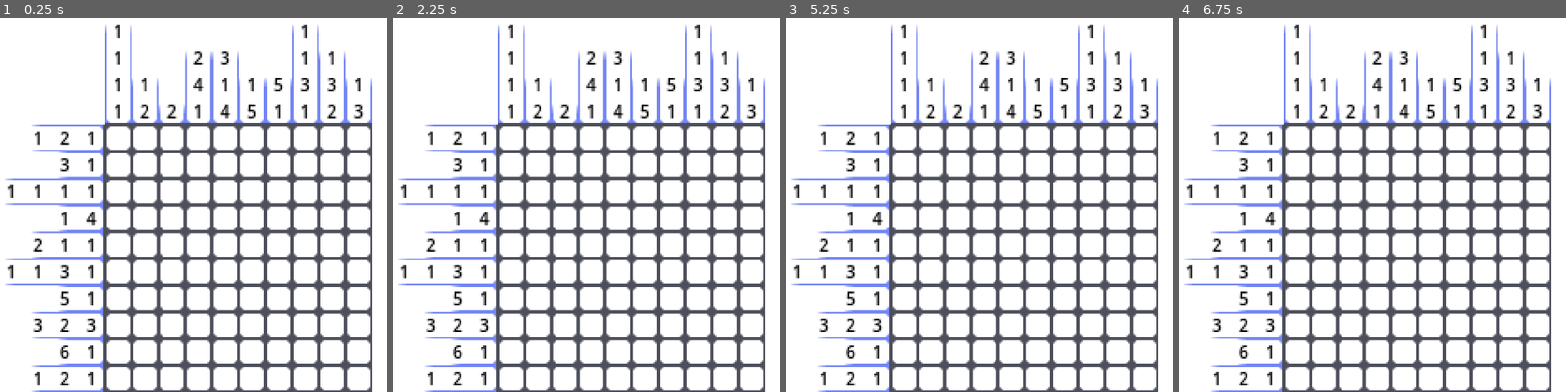
Above: before the commit, frames 1-4 (left to right).
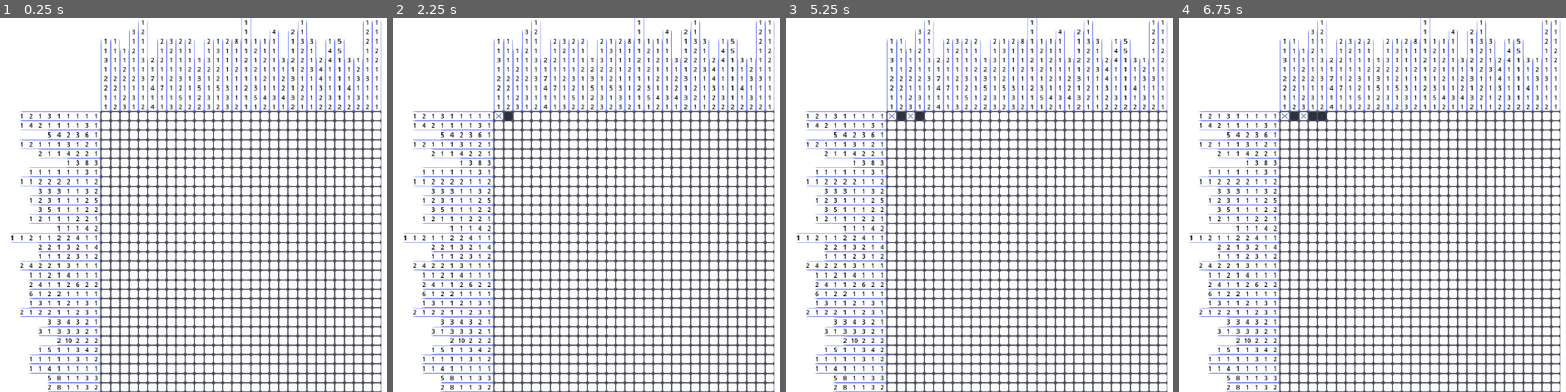
Above: after the commit, the same moments.

Repository: madibye/untitled-nonogram-game
Game: Godot game, scene res://scene/board.tscn
The game is run twice, just before and just after one commit, with the same random seed, the same clock (stepped at 60 frames per second) and the same inputs.
Inputs (mouse positions are in pixels of both pictures, inside the frame that each line leads up to; where the layout moved, square brackets give the same spot in the first picture):
- Up to frame 1 (0.25 s): no input
- Up to frame 2 (2.25 s): click (497, 115) [404, 32] at 0.5 s; click (431, 32) at 1.27 s; click (509, 115) at 2.02 s
- Up to frame 3 (5.25 s): click (851, 32) at 2.77 s; click (909, 115) at 3.52 s; click (878, 32) at 4.27 s; click (921, 115) at 5.02 s
- Up to frame 4 (6.75 s): click (1298, 32) at 5.75 s, where only the run before the commit has a clickable "[center][color=#000000]1[/col…"; click (1322, 115) at 6.52 s

The runs differ from the first frame. In frame 1, 40% of the frame differs, in the area x 1-99%, y 0-100%; in frame 2, 40%; in frame 3, 40%; in frame 4, 40%.

Commit message:
square: make separate visual-only square class, amongst many other things

Diff:
--- a/project.godot
+++ b/project.godot
@@ -15,6 +15,12 @@
 config/features=PackedStringArray("4.2", "GL Compatibility")
 config/icon="res://icon.svg"
 
+[autoload]
+
+Enum="*res://script/global/enum.gd"
+Resources="*res://script/global/resources.gd"
+Signals="*res://script/global/signals.gd"
+
 [rendering]
 
 textures/canvas_textures/default_texture_filter=0
--- a/scene/grid.tscn
+++ b/scene/grid.tscn
@@ -12,6 +12,7 @@
 grow_vertical = 2
 theme_override_constants/h_separation = 0
 theme_override_constants/v_separation = 0
+columns = 3
 script = ExtResource("1_q18yc")
-sq_rows = 10
-sq_cols = 10
+sq_rows = 30
+sq_cols = 30
--- a/scene/square.tscn
+++ b/scene/square.tscn
@@ -22,26 +22,4 @@
 stretch_mode = 0
 script = ExtResource("1_msav0")
 
-[node name="NumLabel" type="RichTextLabel" parent="."]
-layout_mode = 1
-anchors_preset = 8
-anchor_left = 0.5
-anchor_top = 0.5
-anchor_right = 0.5
-anchor_bottom = 0.5
-offset_left = -8.0
-offset_top = -7.0
-offset_right = 8.0
-offset_bottom = 8.0
-grow_horizontal = 2
-grow_vertical = 2
-pivot_offset = Vector2(8, 7)
-mouse_filter = 1
-theme_override_font_sizes/normal_font_size = 10
-theme_override_font_sizes/bold_font_size = 10
-theme_override_font_sizes/italics_font_size = 10
-theme_override_font_sizes/bold_italics_font_size = 10
-theme_override_font_sizes/mono_font_size = 10
-bbcode_enabled = true
-
 [connection signal="gui_input" from="." to="." method="_on_gui_input"]
--- a/scene/squares.tres
+++ b/scene/squares.tres
@@ -1,9 +1,11 @@
-[gd_resource type="AtlasTexture" load_steps=2 format=3 uid="uid://bb70mnw4plyfu"]
+[gd_resource type="AtlasTexture" script_class="SquareTexture" load_steps=3 format=3 uid="uid://bb70mnw4plyfu"]
 
 [ext_resource type="Texture2D" uid="uid://hmbi5kx0xgrp" path="res://tex/squares.png" id="1_hb5ge"]
+[ext_resource type="Script" path="res://script/visuals/square_texture.gd" id="2_kqmlt"]
 
 [resource]
 resource_local_to_scene = true
 atlas = ExtResource("1_hb5ge")
 region = Rect2(0, 0, 16, 16)
 filter_clip = true
+script = ExtResource("2_kqmlt")
--- /dev/null
+++ b/scene/vo_square.tscn
@@ -0,0 +1,32 @@
+[gd_scene load_steps=3 format=3 uid="uid://1330symtgqbg"]
+
+[ext_resource type="Texture2D" uid="uid://bb70mnw4plyfu" path="res://scene/squares.tres" id="1_13gw3"]
+[ext_resource type="Script" path="res://script/board/vo_square.gd" id="2_0q3b8"]
+
+[node name="VOSquare" type="TextureRect"]
+texture = ExtResource("1_13gw3")
+script = ExtResource("2_0q3b8")
+
+[node name="NumLabel" type="RichTextLabel" parent="."]
+layout_mode = 1
+anchors_preset = 8
+anchor_left = 0.5
+anchor_top = 0.5
+anchor_right = 0.5
+anchor_bottom = 0.5
+offset_left = -8.0
+offset_top = -7.0
+offset_right = 8.0
+offset_bottom = 8.0
+grow_horizontal = 2
+grow_vertical = 2
+pivot_offset = Vector2(8, 7)
+mouse_filter = 1
+theme_override_font_sizes/normal_font_size = 10
+theme_override_font_sizes/bold_font_size = 10
+theme_override_font_sizes/italics_font_size = 10
+theme_override_font_sizes/bold_italics_font_size = 10
+theme_override_font_sizes/mono_font_size = 10
+bbcode_enabled = true
+
+[connection signal="gui_input" from="." to="." method="_on_gui_input"]
--- a/script/board/board.gd
+++ b/script/board/board.gd
@@ -1,19 +1,18 @@
 class_name Board
 extends Control
-
-signal size_changed
 
 var prev_size: Vector2
 @onready var grid: Grid = $GridMargin/Grid
 
 func _ready():
-	size_changed.connect(_on_size_changed)
+	Signals.size_changed.connect(_on_size_changed)
 
-func _process(delta):
-	if prev_size != get_viewport_rect().size:
-		size_changed.emit(get_viewport_rect().size)
-		prev_size = get_viewport_rect().size
+func _process(_delta):
+	var new_size = get_viewport_rect().size
+	if prev_size != new_size:
+		prev_size = new_size
+		Signals.size_changed.emit(new_size)
 
-func _on_size_changed(size: Vector2):
-	var ratio = size / grid.get_rect().size
+func _on_size_changed(new_size: Vector2):
+	var ratio = new_size / grid.get_rect().size
 	grid.scale = grid.scale * Vector2([ratio.x, ratio.y].min(), [ratio.x, ratio.y].min())
--- a/script/board/grid.gd
+++ b/script/board/grid.gd
@@ -1,11 +1,13 @@
 class_name Grid
 extends GridContainer
 
-const SquareState = Square.SquareState
+const SS = Enum.SquareState
+const RD = Enum.RowDirection
+
+@export var sq_rows: int
+@export var sq_cols: int
 
 @onready var squares: Array[Square] = []
-@export var sq_rows: int
-@export var sq_cols: int
 @onready var row_numbers = []
 @onready var col_numbers = []
 @onready var rows: int
@@ -18,10 +20,10 @@
 func populate_squares(r = sq_rows, c = sq_cols):
 	set_grid_size(r, c)
 	while squares.size() < (sq_rows*sq_cols):
-		squares.append(make_square())
+		squares.append(make_square(squares.size() % sq_cols, floor(float(squares.size()) / float(sq_cols))))
 
-	row_numbers = range(sq_rows).map(generate_row_numbers.bind('y'))
-	col_numbers = range(sq_cols).map(generate_row_numbers)
+	row_numbers = range(sq_rows).map(generate_row_numbers.bind(RD.ROW))
+	col_numbers = range(sq_cols).map(generate_row_numbers.bind(RD.COLUMN))
 	var max_rn = row_numbers.map(func(rn): return rn.size()).max()
 	var max_cn = col_numbers.map(func(rn): return rn.size()).max()
 	rows = sq_rows + max_cn
@@ -29,20 +31,23 @@
 
 	for i in range(rows * columns):
 		var pos = Vector2((i % columns) - max_rn, floor(float(i) / float(columns)) - max_cn)
-		var sq = preload("res://scene/square.tscn").instantiate() as Square
-		sq.set_sq_state(SquareState.BLANK)
-		sq.set_pos(pos.x, pos.y)
 		var filtered = flatten_array([squares, row_numbers, col_numbers]).filter(func(s): return Vector2(s.x_pos, s.y_pos) == pos)
-		if filtered:
-			sq = filtered[0]
-		if sq.get_parent():
-			sq.get_parent().remove_child(sq)
+		var sq
+		if filtered: sq = filtered[0]
+		else: sq = make_vo_square(pos.x, pos.y)
 		add_child(sq)
-	return
+		move_child(sq, i)
 
-func make_square() -> Square:
-	var sq = preload("res://scene/square.tscn").instantiate() as Square
-	sq.set_pos(squares.size() % sq_cols, floor(float(squares.size()) / float(sq_cols)))
+func make_square(x_pos: int, y_pos: int) -> Square:
+	var sq = Resources.sq_scene.instantiate() as Square
+	sq.set_pos(x_pos, y_pos)
+	return sq
+
+func make_vo_square(x_pos: int, y_pos: int, sq_state: SS = SS.BLANK, label_text: String = "") -> VOSquare:
+	var sq = Resources.vo_sq_scene.instantiate() as VOSquare
+	sq.set_sq_state(sq_state)
+	sq.set_pos(x_pos, y_pos)
+	sq.set_label_text(label_text)
 	return sq
 
 func set_grid_size(r, c) -> void:
@@ -50,12 +55,20 @@
 	sq_cols = c
 	set_columns(c)
 
-func generate_row_numbers(row, pos_identifier: String = 'x') -> Array:
-	var relevant_squares = squares.filter(
-		func(sq: Square): return sq.get('%s_pos' % pos_identifier) == row)
+func get_squares_in_direction(row, row_dir):
+	return squares.filter(func(sq: Square):
+		return sq.get('%s_pos' % get_axis_from_rd_opposite(row_dir)) == row)
+
+func get_axis_from_rd(row_dir: RD):
+	return {RD.ROW: 'y', RD.COLUMN: 'x'}.get(row_dir)
+
+func get_axis_from_rd_opposite(row_dir: RD):
+	return {RD.ROW: 'x', RD.COLUMN: 'y'}.get(row_dir)
+
+func generate_row_numbers(row: int, row_dir: RD) -> Array:
 	var rn = []
 	var last_was_filled = false
-	for sq in relevant_squares:
+	for sq in get_squares_in_direction(row, row_dir):
 		if not sq.is_filled:
 			last_was_filled = false
 			continue
@@ -64,21 +77,17 @@
 		last_was_filled = true
 	if not rn:
 		rn.push_back(0)
-	var side_facing = pos_identifier.contains('y')
-	var enum_offset = 4 if side_facing else 0
-	var opposite_letter = 'x' if side_facing else 'y'
+	var enum_offset = 4 if row_dir == RD.COLUMN else 0
 	var rn_squares = rn.map(func(r):
-		var sq: Square = preload("res://scene/square.tscn").instantiate() as Square
-		sq.set_sq_state(SquareState.BLUE_LINES + enum_offset)
-		sq.set_label_text("[center][color=#000000]%s[/color][/center]" % r)
-		sq.set('%s_pos' % pos_identifier, row)
+		var sq = make_vo_square(0, 0, SS.BLUE_LINES + enum_offset, "[center][color=#000000]%s[/color][/center]" % r)
+		sq.set('%s_pos' % get_axis_from_rd_opposite(row_dir), row)
 		return sq
 	)
-	rn_squares[0].set_sq_state(SquareState.FADING_BLUE_LINES + enum_offset)
-	rn_squares[-1].set_sq_state((SquareState.BOTTOM_FADING_BLUE_LINES if rn_squares.size() == 1 else \
-								 SquareState.BOTTOM_BLUE_LINES) + enum_offset)
+	rn_squares[0].set_sq_state(SS.FADING_BLUE_LINES + enum_offset)
+	rn_squares[-1].set_sq_state((SS.BOTTOM_FADING_BLUE_LINES if rn_squares.size() == 1 else \
+								 SS.BOTTOM_BLUE_LINES) + enum_offset)
 	for i in range(rn_squares.size()):
-		rn_squares[i].set('%s_pos' % opposite_letter, i - rn_squares.size())
+		rn_squares[i].set('%s_pos' % get_axis_from_rd(row_dir), i - rn_squares.size())
 	return rn_squares
 
 func find_square_from_pos(list, pos):
--- a/script/board/square.gd
+++ b/script/board/square.gd
@@ -1,43 +1,41 @@
 class_name Square
 extends TextureButton
 
-enum SquareState {NORMAL, X_MARKED, O_MARKED, REVEALED, FADING_BLUE_LINES, BLUE_LINES, BOTTOM_BLUE_LINES,
-				  BOTTOM_FADING_BLUE_LINES, SIDE_FADING_BLUE_LINES, SIDE_BLUE_LINES, SIDE_BOTTOM_BLUE_LINES,
-				  SIDE_BOTTOM_FADING_BLUE_LINES, BLANK}
+const SS = Enum.SquareState
 
 var x_pos = 0
 var y_pos = 0
 
 var is_filled = bool(randi() % 2)
 @onready var revealed = false
-@onready var sq_state = SquareState.NORMAL
+@onready var sq_state = SS.NORMAL
+
+func _init():
+	texture_normal = Resources.sq_tex.duplicate() as SquareTexture
 
 func _on_gui_input(event: InputEvent):
-	if (x_pos < 0 or y_pos < 0) or (
-		not event is InputEventMouseButton) or (
-		not event.pressed
-	):
-		return
-	set_sq_state({
-		1: sq_state if not is_filled else SquareState.REVEALED, 2: SquareState.X_MARKED,
-	}.get(event.button_index, SquareState.O_MARKED) if sq_state <= SquareState.O_MARKED else sq_state)
+	if (not event is InputEventMouseButton) or (not event.pressed): return
+	if event.button_index == 1: return reveal()
+	var mark = {2: SS.X_MARKED, 8: SS.O_MARKED, 9: SS.O_MARKED}.get(event.button_index, SS.NORMAL)
+	return toggle_mark(mark)
 
-func set_sq_state(state: SquareState):
+func reveal():
+	revealed = true
+	if not is_filled:
+		# code for you losing a life whenever i actually implement that...
+		return set_sq_state(SS.REVEALED_X)
+	return set_sq_state(SS.REVEALED)
+
+func toggle_mark(state):
+	if revealed: return
+	var toggle_state = func toggle_state(sq_state_a, sq_state_b):
+		return sq_state_a if sq_state != sq_state_a else sq_state_b
+	set_sq_state(toggle_state.call(state, SS.NORMAL))
+
+func set_sq_state(state: SS):
 	sq_state = state
-	update_texture_region()
+	texture_normal.update_texture_region(sq_state)
 
 func set_pos(x, y):
 	x_pos = x
 	y_pos = y
-
-func update_texture_region():
-	# All of the texture mapping math happens here.
-	var region_size: Vector2 = texture_normal.region.size
-	var atlas_size: Vector2 = texture_normal.atlas.get_size()
-	texture_normal.region = Rect2(
-		int(sq_state * region_size.x) % int(atlas_size.x),
-		floor((sq_state * region_size.x) / atlas_size.x) * region_size.x,
-		region_size.x, region_size.y)
-
-func set_label_text(text: String):
-	$NumLabel.text = text
--- /dev/null
+++ b/script/board/vo_square.gd
@@ -0,0 +1,18 @@
+class_name VOSquare
+extends TextureRect
+
+const SS = Enum.SquareState
+var x_pos = 0
+var y_pos = 0
+var sq_state = SS.NORMAL
+
+func set_sq_state(state: SS):
+	sq_state = state
+	texture.update_texture_region(sq_state)
+
+func set_pos(x, y):
+	x_pos = x
+	y_pos = y
+
+func set_label_text(text: String):
+	$NumLabel.text = text
--- /dev/null
+++ b/script/global/enum.gd
@@ -0,0 +1,6 @@
+extends Node2D
+
+enum SquareState {NORMAL, X_MARKED, O_MARKED, REVEALED, FADING_BLUE_LINES, BLUE_LINES, BOTTOM_BLUE_LINES,
+				  BOTTOM_FADING_BLUE_LINES, SIDE_FADING_BLUE_LINES, SIDE_BLUE_LINES, SIDE_BOTTOM_BLUE_LINES,
+				  SIDE_BOTTOM_FADING_BLUE_LINES, REVEALED_X, BLANK}
+enum RowDirection {ROW, COLUMN}
--- /dev/null
+++ b/script/global/resources.gd
@@ -0,0 +1,5 @@
+extends Node2D
+
+var sq_scene: PackedScene = preload("res://scene/square.tscn")
+var vo_sq_scene: PackedScene = preload("res://scene/vo_square.tscn")
+var sq_tex: Resource = preload("res://scene/squares.tres")
--- /dev/null
+++ b/script/global/signals.gd
@@ -0,0 +1,3 @@
+extends Node2D
+
+signal size_changed
--- /dev/null
+++ b/script/visuals/square_texture.gd
@@ -0,0 +1,16 @@
+class_name SquareTexture
+extends AtlasTexture
+
+const SS = Enum.SquareState
+
+func _init():
+	resource_local_to_scene = true
+
+func update_texture_region(sq_state: SS):
+	# All of the texture mapping math happens here.
+	var atlas_size: Vector2 = atlas.get_size()
+
+	region = Rect2(
+		int(sq_state * region.size.x) % int(atlas_size.x),
+		floor((sq_state * region.size.x) / atlas_size.x) * region.size.x,
+		region.size.x, region.size.y)
Not shown, added: export_presets.cfg
Binary file changed: tex/squares.png
Not shown, added: PicrossGD.exe
